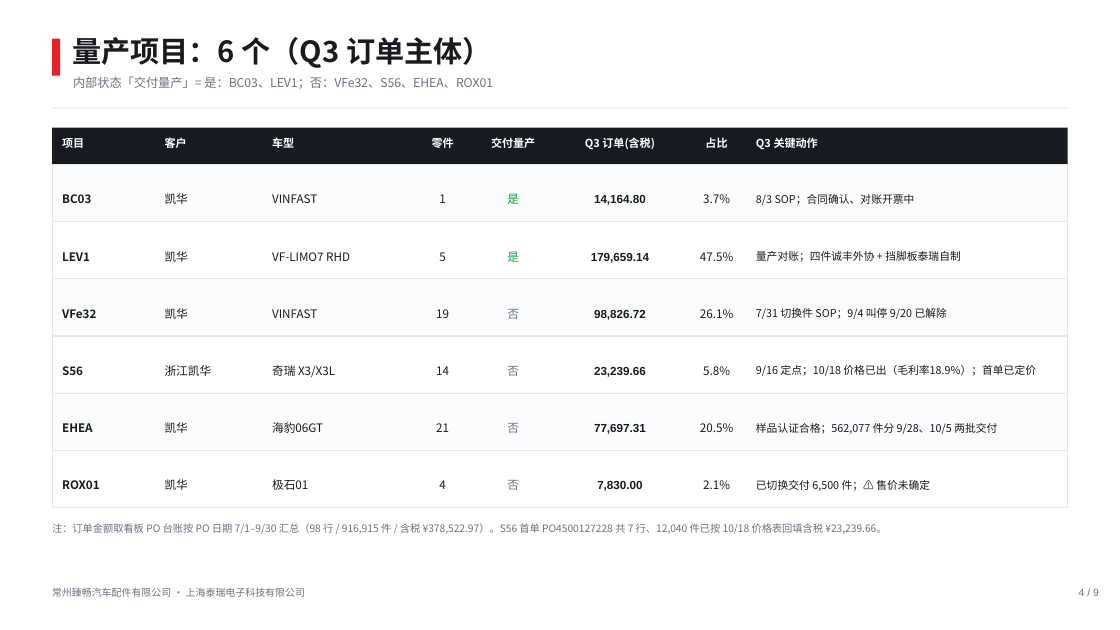
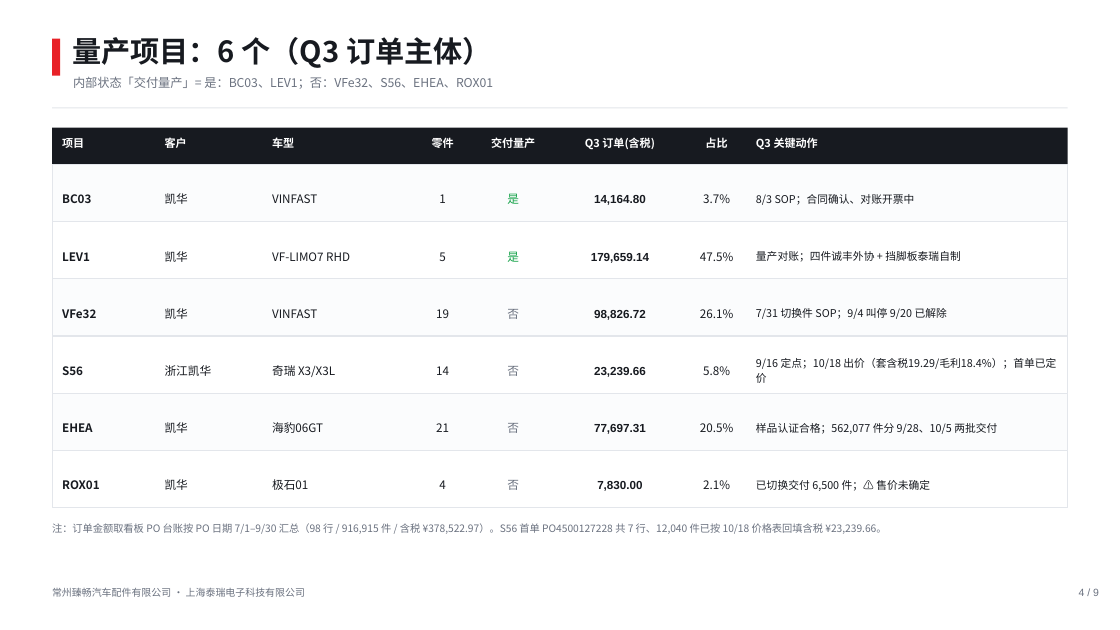
Before and after one commit to Ranmao-pinapple/team-dashboard, a slide deck: slide 4 of files/臻畅-2026Q3-项目汇报-浅色版-20261018.pptx. Drawn at 1120x630 pixels with LibreOffice and Linux fonts; fonts in the diff are those of the drawing. Boxes give left, top, right and bottom in pixels: in the first picture for what was removed or moved away, otherwise in the second. Text is boxed around its words. In the diff, an @@ line names an element or a change of style, - is before the commit and + after.

```diff
--- a/files/臻畅-2026Q3-项目汇报-浅色版-20261018.pptx
+++ b/files/臻畅-2026Q3-项目汇报-浅色版-20261018.pptx
@@ text at <box>756,358,1056,383</box>: text changed @@
-9/16 定点；10/18 价格已出（毛利率18.9%）；首单已定价
+9/16 定点；10/18 出价（套含税19.29/毛利18.4%）；首单已定价
```
Also in this commit, not shown: 1 other slide changed, 3 other files.
